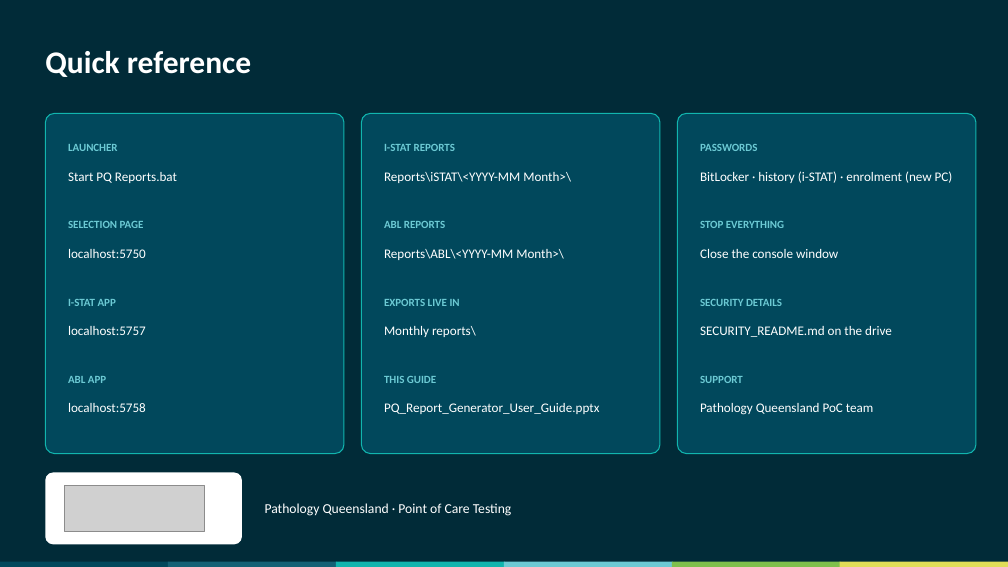
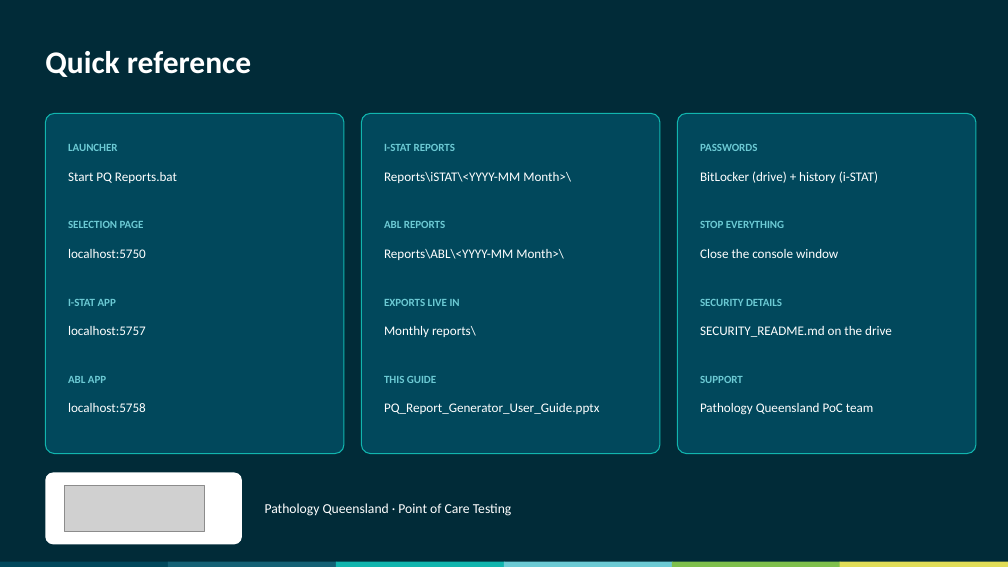
Before and after one commit to swornsealed/Report-app, a slide deck: slide 19 of PQ_Report_Generator_User_Guide.pptx. Drawn at 1008x567 pixels with LibreOffice and Linux fonts; fonts in the diff are those of the drawing; grey boxes stand for pictures. Boxes give left, top, right and bottom in pixels: in the first picture for what was removed or moved away, otherwise in the second. Text is boxed around its words. In the diff, an @@ line names an element or a change of style, - is before the commit and + after.

```diff
--- a/PQ_Report_Generator_User_Guide.pptx
+++ b/PQ_Report_Generator_User_Guide.pptx
@@ text at [700, 171, 878, 183]: text changed @@
-BitLocker · history (i-STAT) · enrolment (new PC)
+BitLocker (drive) + history (i-STAT)
```
Also in this commit, not shown: 4 other slides changed, 14 other files.
